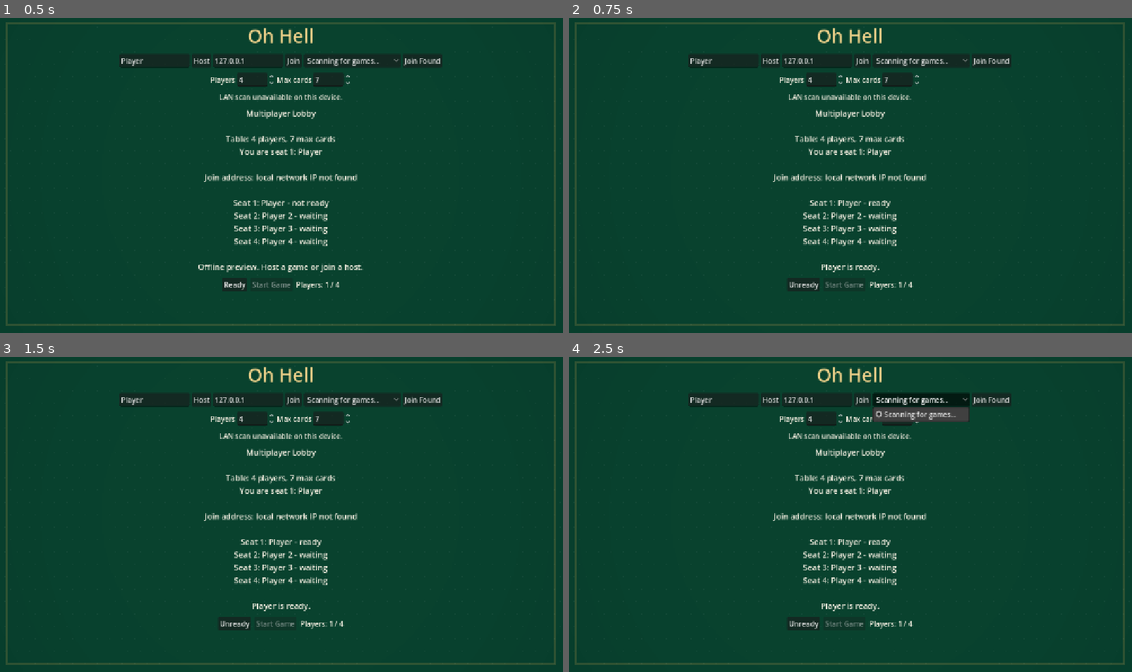
Above: before the commit, frames 1-4 (two rows, left to right).
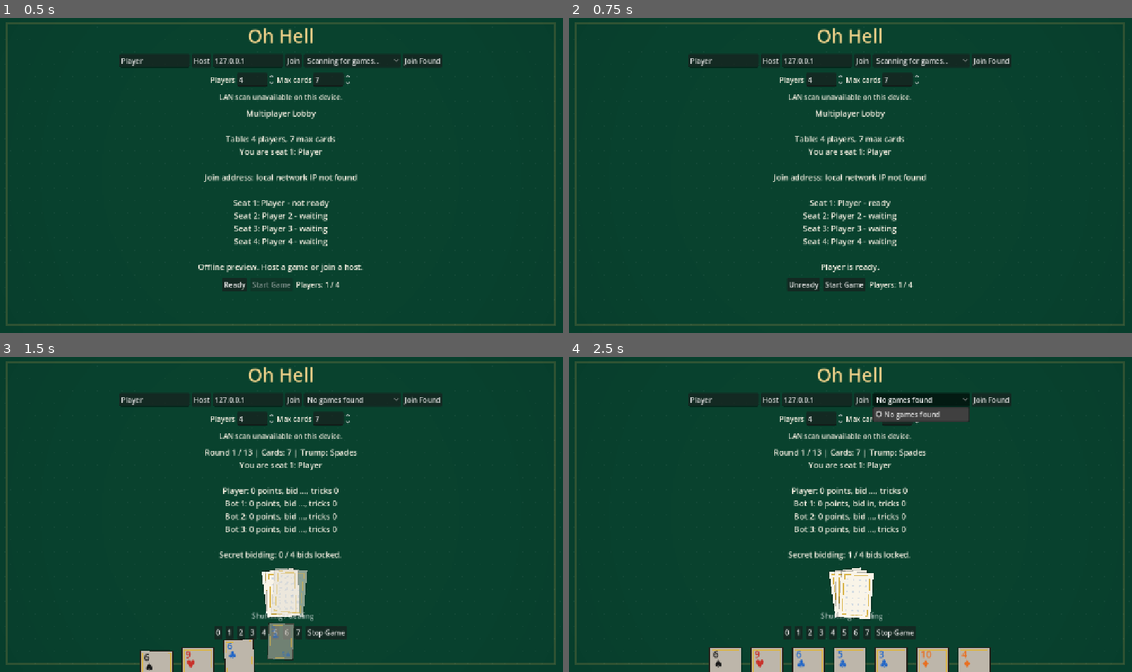
Above: after the commit, the same moments.

Repository: JordanOakFox/oh-hell-godot
Game: Godot game, scene res://scenes/main.tscn
Two runs of this game, one before a commit and one after it. Both use one fixed random seed, a clock stepped at 60 frames per second and the inputs below.
Inputs (mouse positions are in pixels of both pictures, inside the frame that each line leads up to):
- Up to frame 1 (0.5 s): no input
- Up to frame 2 (0.75 s): click "Ready" at 0.5 s
- Up to frame 3 (1.5 s): click (275, 624) at 1.25 s, where only the run after the commit has a clickable "Start Game"
- Up to frame 4 (2.5 s): click (923, 401) at 2 s, where only the run before the commit has a clickable "Scanning for games..."

Frame 1 is identical in both runs. In frame 2, less than 0.1% of the frame differs, in the area x 45-53%, y 83-86%; in frame 3, 6.7%; in frame 4, 8.3%, in the area x 24-75%, y 12-100%.

Commit message:
Add bot players for solo testing

Diff:
--- a/scripts/main.gd
+++ b/scripts/main.gd
@@ -21,6 +21,7 @@
 var rng := RandomNumberGenerator.new()
 var last_hand_signature := ""
 var last_shuffle_round_key := ""
+var bot_action_key := ""
 
 var status_label: Label
 var table_label: Label
@@ -228,6 +229,7 @@
 		"leader": 0,
 		"active_player": -1,
 		"connected": _filled_array(lobby_player_count, false),
+		"bots": _filled_array(lobby_player_count, false),
 		"ready": _filled_array(lobby_player_count, false),
 		"play_again": _filled_array(lobby_player_count, false),
 		"standings": [],
@@ -263,6 +265,7 @@
 		"leader": 0,
 		"active_player": -1,
 		"connected": _connected_seats(),
+		"bots": _filled_array(lobby_player_count, false),
 		"ready": _lobby_ready_seats(),
 		"play_again": _filled_array(lobby_player_count, false),
 		"standings": [],
@@ -298,6 +301,7 @@
 		"leader": 0,
 		"active_player": -1,
 		"connected": _connected_seats(),
+		"bots": state.get("bots", _filled_array(names.size(), false)).duplicate(true),
 		"ready": _lobby_ready_seats(),
 		"play_again": _filled_array(names.size(), false),
 		"standings": [],
@@ -330,11 +334,12 @@
 	state["phase"] = "bidding"
 	state["message"] = "Choose your secret bid."
 	_publish_state()
+	_schedule_bot_action()
 
 func _publish_state() -> void:
 	if multiplayer.multiplayer_peer and multiplayer.is_server():
 		for seat in range(state["num_players"]):
-			if not state["connected"][seat]:
+			if not state["connected"][seat] or _is_bot_seat(seat):
 				continue
 			var peer_id := _peer_for_seat(seat)
 			_receive_private_state.rpc_id(peer_id, _public_state(), state["hands"][seat], seat)
@@ -465,7 +470,9 @@
 		text += "\n"
 	for i in range(view_state["num_players"]):
 		var status := "waiting"
-		if view_state["connected"][i]:
+		if view_state.has("bots") and view_state["bots"][i]:
+			status = "bot"
+		elif view_state["connected"][i]:
 			status = "ready" if view_state["ready"][i] else "not ready"
 		var profile_text := ""
 		if view_state.has("profiles") and i < view_state["profiles"].size():
@@ -687,12 +694,17 @@
 func _view_lobby_can_start() -> bool:
 	if view_state.is_empty() or view_state["phase"] != "lobby":
 		return false
+	var human_count := 0
 	for i in range(view_state["num_players"]):
+		var is_bot := view_state.has("bots") and bool(view_state["bots"][i])
+		if is_bot:
+			continue
 		if not view_state["connected"][i]:
-			return false
+			continue
+		human_count += 1
 		if not view_state["ready"][i]:
 			return false
-	return true
+	return human_count > 0
 
 func _play_again_count() -> int:
 	if not view_state.has("play_again"):
@@ -752,6 +764,7 @@
 	var old_names: Array = state.get("names", []).duplicate(true)
 	var old_profiles: Array = state.get("profiles", []).duplicate(true)
 	var old_ready: Array = state.get("ready", []).duplicate(true)
+	var old_bots: Array = state.get("bots", []).duplicate(true)
 	var old_peers: Array = seat_peers.duplicate(true)
 	seat_peers = _new_seat_peers(player_count)
 
@@ -764,12 +777,15 @@
 	state["sequence"] = GameRules.down_up_sequence(max_cards)
 	state["names"] = _default_names(player_count)
 	state["profiles"] = _default_profiles(player_count)
+	state["bots"] = _filled_array(player_count, false)
 	state["ready"] = _filled_array(player_count, false)
 	for seat in range(player_count):
 		if seat < old_names.size():
 			state["names"][seat] = old_names[seat]
 		if seat < old_profiles.size():
 			state["profiles"][seat] = old_profiles[seat]
+		if seat < old_bots.size() and int(seat_peers[seat]) == 0:
+			state["bots"][seat] = old_bots[seat]
 		if seat < old_ready.size() and int(seat_peers[seat]) != 0:
 			state["ready"][seat] = old_ready[seat]
 	state["connected"] = _connected_seats()
@@ -841,6 +857,7 @@
 	else:
 		state["message"] = _bidding_message()
 	_publish_state()
+	_schedule_bot_action()
 
 func _all_bids_in() -> bool:
 	for submitted in state["bid_submitted"]:
@@ -882,6 +899,7 @@
 		state["active_player"] = (seat + 1) % state["num_players"]
 		state["message"] = "%s, play a card." % state["names"][state["active_player"]]
 	_publish_state()
+	_schedule_bot_action()
 
 func _schedule_auto_continue_after_trick(round_index: int, winner: int) -> void:
 	await get_tree().create_timer(2.0).timeout
@@ -923,6 +941,7 @@
 		state["active_player"] = state["leader"]
 		state["message"] = "%s leads." % state["names"][state["leader"]]
 	_publish_state()
+	_schedule_bot_action()
 
 func _request_next_round() -> void:
 	if multiplayer.multiplayer_peer and not multiplayer.is_server():
@@ -941,6 +960,82 @@
 		_end_game()
 		return
 	_begin_round()
+
+func _schedule_bot_action() -> void:
+	if not multiplayer.multiplayer_peer or not multiplayer.is_server():
+		return
+	if state.is_empty():
+		return
+	if state.get("phase", "") == "bidding":
+		for seat in range(state["num_players"]):
+			if _is_bot_seat(seat) and not state["bid_submitted"][seat]:
+				_queue_bot_bid(seat)
+				return
+	elif state.get("phase", "") == "playing":
+		var seat := int(state["active_player"])
+		if _is_bot_seat(seat):
+			_queue_bot_card(seat)
+
+func _queue_bot_bid(seat: int) -> void:
+	var key := "bid:%d:%d" % [int(state["round_index"]), seat]
+	if bot_action_key == key:
+		return
+	bot_action_key = key
+	await get_tree().create_timer(rng.randf_range(0.7, 1.25)).timeout
+	if bot_action_key != key or state.get("phase", "") != "bidding":
+		return
+	if not _is_bot_seat(seat) or state["bid_submitted"][seat]:
+		return
+	_apply_bid(seat, _bot_choose_bid(seat))
+
+func _queue_bot_card(seat: int) -> void:
+	var key := "card:%d:%d:%d" % [int(state["round_index"]), state["trick"].size(), seat]
+	if bot_action_key == key:
+		return
+	bot_action_key = key
+	await get_tree().create_timer(rng.randf_range(0.8, 1.45)).timeout
+	if bot_action_key != key or state.get("phase", "") != "playing":
+		return
+	if int(state["active_player"]) != seat or not _is_bot_seat(seat):
+		return
+	_apply_card(seat, _bot_choose_card(seat))
+
+func _bot_choose_bid(seat: int) -> int:
+	var hand: Array = state["hands"][seat]
+	var round_size: int = state["sequence"][state["round_index"]]
+	var likely_tricks := 0
+	for card in hand:
+		var rank := int(card["rank"])
+		if card["suit"] == state["trump"] and rank >= 10:
+			likely_tricks += 1
+		elif rank >= 13:
+			likely_tricks += 1
+		elif rank >= 11 and rng.randf() < 0.35:
+			likely_tricks += 1
+	if round_size > 1 and rng.randf() < 0.22:
+		likely_tricks += rng.randi_range(-1, 1)
+	return clampi(likely_tricks, 0, round_size)
+
+func _bot_choose_card(seat: int) -> Dictionary:
+	var legal: Array = GameRules.legal_cards(state["hands"][seat], state["led_suit"])
+	if legal.is_empty():
+		return state["hands"][seat][0]
+	var wants_tricks := int(state["tricks_won"][seat]) < int(state["bids"][seat])
+	legal.sort_custom(func(a, b):
+		var a_power := _bot_card_power(a)
+		var b_power := _bot_card_power(b)
+		return a_power > b_power if wants_tricks else a_power < b_power
+	)
+	var limit = mini(legal.size() - 1, 1)
+	return legal[rng.randi_range(0, limit)]
+
+func _bot_card_power(card: Dictionary) -> int:
+	var power := int(card["rank"])
+	if card["suit"] == state["trump"]:
+		power += 20
+	elif state["led_suit"] != null and card["suit"] == state["led_suit"]:
+		power += 8
+	return power
 
 func _record_round_history() -> void:
 	if not state.has("round_history"):
@@ -988,7 +1083,7 @@
 
 func _publish_game_results(game_id: String, winners: Array) -> void:
 	for seat in range(state["num_players"]):
-		if not state["connected"][seat]:
+		if not state["connected"][seat] or _is_bot_seat(seat):
 			continue
 		var result := _game_result_for_seat(seat, game_id, winners)
 		var peer_id := _peer_for_seat(seat)
@@ -1092,11 +1187,31 @@
 	if state.get("phase", "") != "lobby":
 		return
 	if not _lobby_can_start():
-		state["message"] = "Everyone must be connected and ready before starting."
+		state["message"] = "Connected players must be ready before starting."
 		_publish_state()
 		return
+	_fill_empty_seats_with_bots()
 	Net.stop_discovery()
 	_start_match(state["names"].duplicate(true), state["max_cards"])
+
+func _fill_empty_seats_with_bots() -> void:
+	var bots: Array = state.get("bots", _filled_array(state["num_players"], false))
+	bots.resize(state["num_players"])
+	for seat in range(state["num_players"]):
+		if int(seat_peers[seat]) == 0:
+			bots[seat] = true
+			state["names"][seat] = "Bot %d" % seat
+			state["profiles"][seat] = {
+				"id": "bot-%d" % seat,
+				"display_name": state["names"][seat],
+				"games_played": 0,
+				"wins": 0,
+			}
+		else:
+			bots[seat] = false
+	state["bots"] = bots
+	state["connected"] = _connected_seats()
+	state["ready"] = _lobby_ready_seats()
 
 func _can_host_stop_game() -> bool:
 	if not multiplayer.multiplayer_peer or not multiplayer.is_server():
@@ -1136,7 +1251,7 @@
 
 func _all_play_again_votes_in() -> bool:
 	for seat in range(state["num_players"]):
-		if state["connected"][seat] and not state["play_again"][seat]:
+		if state["connected"][seat] and not _is_bot_seat(seat) and not state["play_again"][seat]:
 			return false
 	return true
 
@@ -1168,6 +1283,7 @@
 		"leader": 0,
 		"active_player": -1,
 		"connected": _connected_seats(),
+		"bots": state.get("bots", _filled_array(lobby_player_count, false)).duplicate(true),
 		"ready": _filled_array(lobby_player_count, false),
 		"play_again": _filled_array(lobby_player_count, false),
 		"standings": [],
@@ -1186,6 +1302,8 @@
 	if seat == -1:
 		return
 	seat_peers[seat] = peer_id
+	if state.has("bots"):
+		state["bots"][seat] = false
 	state["connected"] = _connected_seats()
 	state["ready"] = _lobby_ready_seats()
 	state["message"] = "Seat %d joined." % [seat + 1]
@@ -1256,29 +1374,38 @@
 
 func _connected_seats() -> Array:
 	var connected := []
-	for peer_id in seat_peers:
-		connected.append(int(peer_id) != 0)
+	for seat in range(seat_peers.size()):
+		connected.append(int(seat_peers[seat]) != 0 or _is_bot_seat(seat))
 	return connected
 
 func _lobby_ready_seats() -> Array:
 	var ready: Array = []
 	for seat in range(seat_peers.size()):
-		var is_connected := int(seat_peers[seat]) != 0
+		var is_connected := int(seat_peers[seat]) != 0 or _is_bot_seat(seat)
 		var existing_ready := false
+		if _is_bot_seat(seat):
+			existing_ready = true
 		if state.has("ready") and seat < state["ready"].size():
-			existing_ready = state["ready"][seat]
+			existing_ready = existing_ready or state["ready"][seat]
 		ready.append(is_connected and existing_ready)
 	return ready
 
 func _lobby_can_start() -> bool:
 	if state.get("phase", "") != "lobby":
 		return false
+	var human_count := 0
 	for seat in range(state["num_players"]):
-		if not state["connected"][seat]:
-			return false
+		if int(seat_peers[seat]) == 0:
+			continue
+		human_count += 1
 		if not state["ready"][seat]:
 			return false
-	return true
+	return human_count > 0
+
+func _is_bot_seat(seat: int) -> bool:
+	if state.has("bots") and seat >= 0 and seat < state["bots"].size():
+		return bool(state["bots"][seat])
+	return false
 
 func _connected_count() -> int:
 	var count := 0
